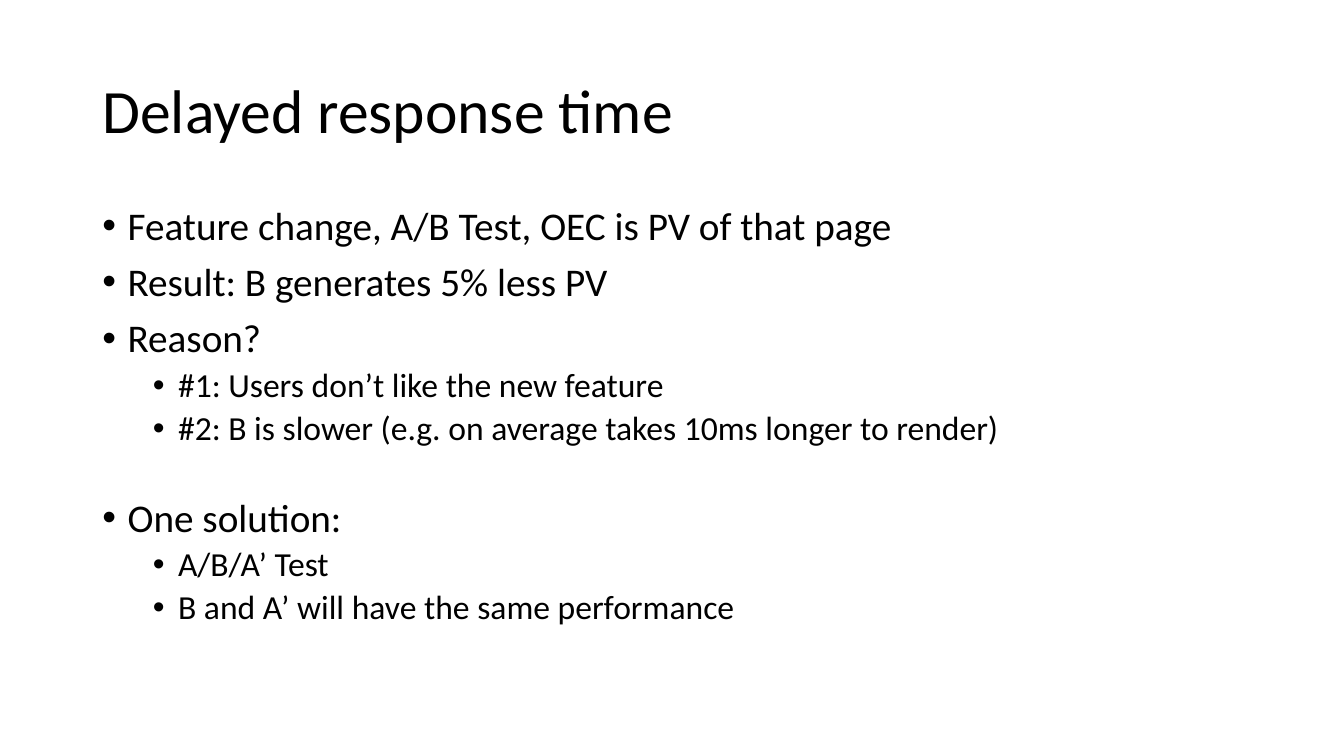
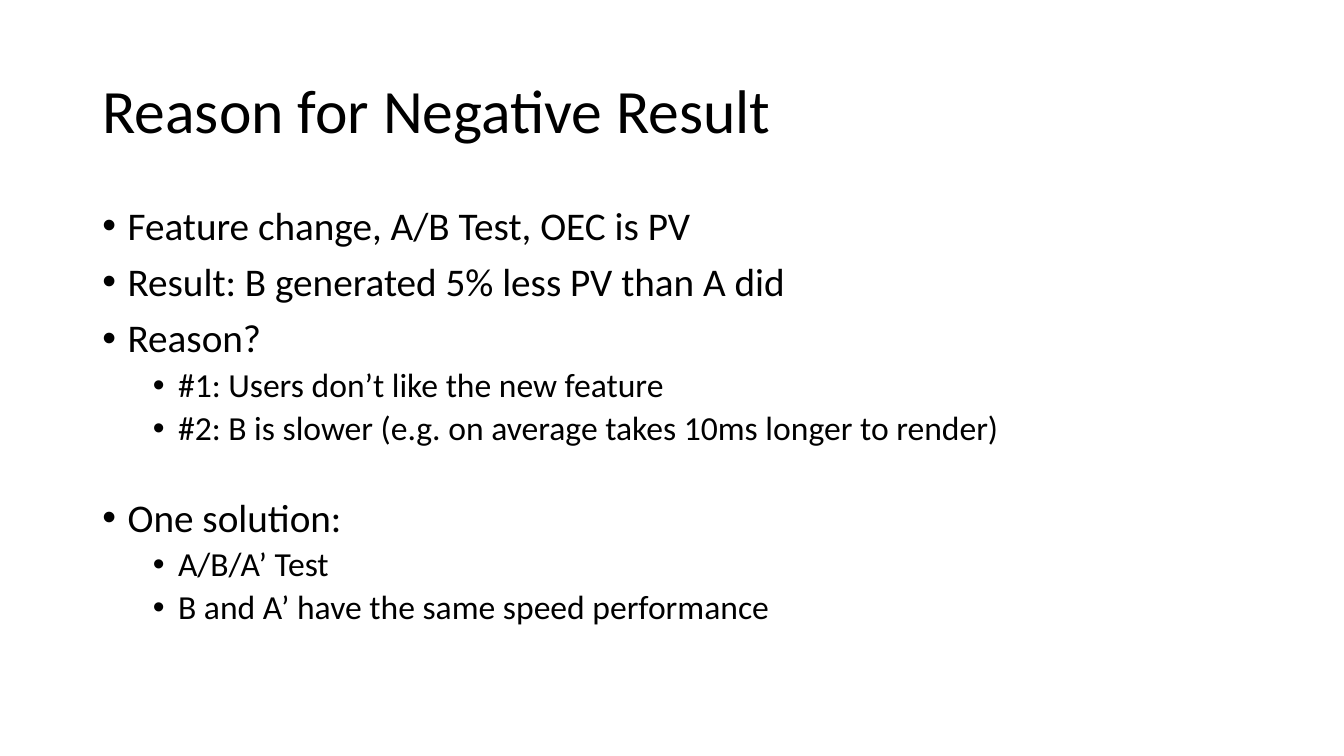
Before and after one commit to patng323/learn, a slide deck: slide 20 of FieldExperiments/AB Testing.pptx (slide 19 before the commit). Drawn at 1344x756 pixels with LibreOffice and Linux fonts; fonts in the diff are those of the drawing. Boxes give left, top, right and bottom in pixels: in the first picture for what was removed or moved away, otherwise in the second. Text is boxed around its words. In the diff, an @@ line names an element or a change of style, - is before the commit and + after.

Commit message:
WIP

```diff
--- a/FieldExperiments/AB Testing.pptx
+++ b/FieldExperiments/AB Testing.pptx
@@ title at (x1=102, y1=90, x2=770, y2=144): text changed @@
-Delayed response time
+Reason for Negative Result
@@ text at (x1=128, y1=212, x2=785, y2=303): text changed @@
-• Feature change, A/B Test, OEC is PV of that page
-• Result: B generates 5% less PV
+• Feature change, A/B Test, OEC is PV
+• Result: B generated 5% less PV than A did
@@ text at (x1=178, y1=595, x2=768, y2=625): text changed @@
-  • B and A’ will have the same performance
+  • B and A’ have the same speed performance
```
Also in this commit, not shown: 10 other slides changed, 12 slides added, 4 slides removed.
